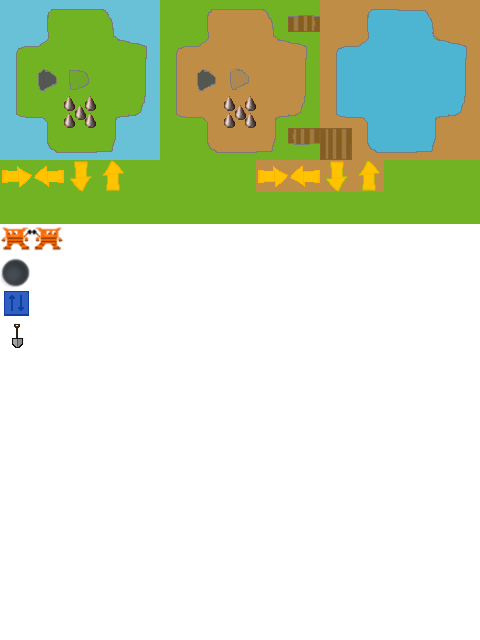
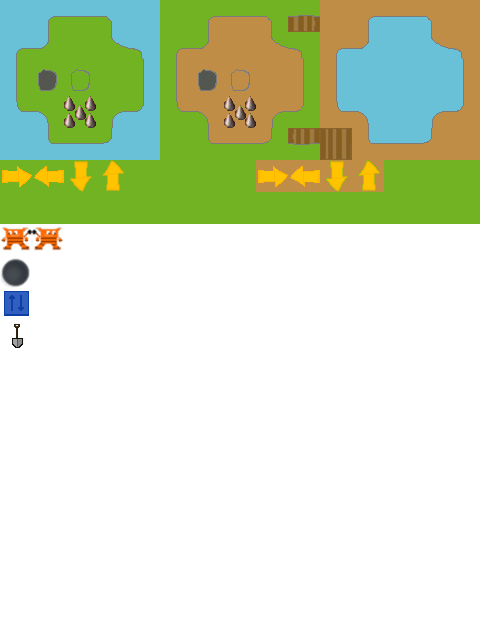
Layer changes from the first 480px x 640px image to the second:
painted on "bfs-tileset.png" over left=16, top=9, right=467, bottom=153
